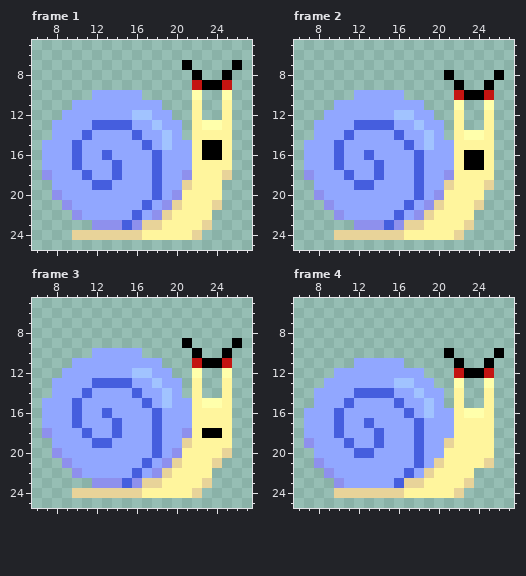
Two versions of one pixel-art file, The Fallen Guardian/Assets/Art/Characters/Enemies/Snail/Chase/Snail_Chase_Right.aseprite. Above is the file before it was changed.
32x32 pixels, 8 frames. Shown: frame 1: x 6..27, y 5..25; frame 2: x 6..27, y 5..25; frame 3: x 6..27, y 5..25; frame 4: x 6..27, y 5..25. The commit also changed other frames, which this record leaves out.
Now the later version:
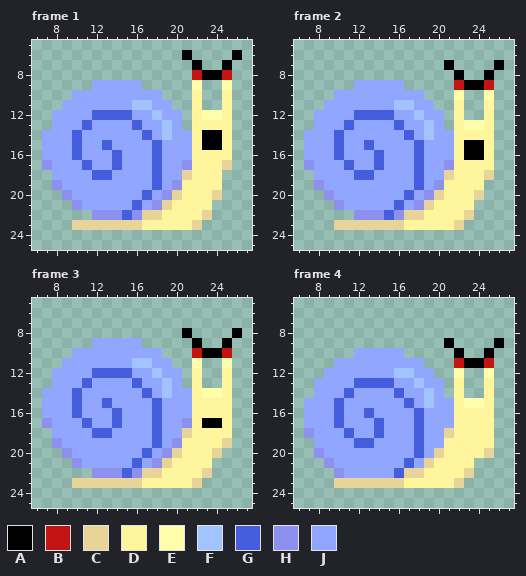
Palette (. is transparent): A #000000  B #c41411  C #e8d399  D #fff59d  E #ffffab  F #a1c3ff  G #455ede  H #8e90ed  J #91a7ff
Change:
--- frame 1, layers "Face", "Body", "Shell"
@@ x 6..27 @@
  5 ......................
- 6 ......................
- 7 ...............A....A.
- 8 ................A..A..
- 9 ................BAAB..
-10 ......JJJJJ.....E..E..
-11 ....JJJJJJJJJ...D..D..
-12 ...JJJJJJJFFJJ..D..D..
-13 ..JJJJGGGGJJFJJ.DEED..
-14 ..JJJGJJJJGJJFJ.DDDD..
-15 .JJJGJJJJJJGJFJJDAAD..
-16 .JJJGJJGJJJJGJJJDAAD..
-17 .JJJGJJJGJJJGJJJDDDD..
-18 .HJJJGJJGJJJGJJHDDDC..
-19 ..JJJJGGJJJJGJJCDDD...
-20 ..HJJJJJJJJJGJHDDDD...
-21 ...HJJJJJJJGJHCDDDC...
-22 ....HJJJJJGJHCDDDD....
-23 ......HHHGHCCDDDDC....
-24 ....CCCCCCCDDDDDC.....
+ 6 ...............A....A.
+ 7 ................A..A..
+ 8 ................BAAB..
+ 9 ......JJJJJ.....E..E..
+10 ....JJJJJJJJJ...D..D..
+11 ...JJJJJJJFFJJ..D..D..
+12 ..JJJJGGGGJJFJJ.DEED..
+13 ..JJJGJJJJGJJFJ.DDDD..
+14 .JJJGJJJJJJGJFJJDAAD..
+15 .JJJGJJGJJJJGJJJDAAD..
+16 .JJJGJJJGJJJGJJJDDDD..
+17 .HJJJGJJGJJJGJJHDDDC..
+18 ..JJJJGGJJJJGJJCDDD...
+19 ..HJJJJJJJJJGJHDDDD...
+20 ...HJJJJJJJGJHCDDDC...
+21 ....HJJJJJGJHCDDDD....
+22 ......HHHGHCCDDDDC....
+23 ....CCCCCCCDDDDDC.....
+24 ......................
 25 ......................
--- frame 2, layers "Face", "Body", "Shell"
@@ x 6..27 @@
  6 ......................
- 7 ......................
- 8 ...............A....A.
- 9 ................A..A..
-10 ......JJJJJ.....BAAB..
-11 ....JJJJJJJJJ...E..E..
-12 ...JJJJJJJFFJJ..D..D..
-13 ..JJJJGGGGJJFJJ.D..D..
-14 ..JJJGJJJJGJJFJ.DEED..
-15 .JJJGJJJJJJGJFJJDDDD..
-16 .JJJGJJGJJJJGJJJDAAD..
-17 .JJJGJJJGJJJGJJJDAAD..
-18 .HJJJGJJGJJJGJJHDDDD..
-19 ..JJJJGGJJJJGJJCDDDC..
-20 ..HJJJJJJJJJGJHDDDD...
-21 ...HJJJJJJJGJHCDDDC...
-22 ....HJJJJJGJHCDDDD....
-23 ......HHHGHCCDDDDC....
-24 ....CCCCCCCDDDDDC.....
+ 7 ...............A....A.
+ 8 ................A..A..
+ 9 ......JJJJJ.....BAAB..
+10 ....JJJJJJJJJ...E..E..
+11 ...JJJJJJJFFJJ..D..D..
+12 ..JJJJGGGGJJFJJ.D..D..
+13 ..JJJGJJJJGJJFJ.DEED..
+14 .JJJGJJJJJJGJFJJDDDD..
+15 .JJJGJJGJJJJGJJJDAAD..
+16 .JJJGJJJGJJJGJJJDAAD..
+17 .HJJJGJJGJJJGJJHDDDD..
+18 ..JJJJGGJJJJGJJCDDDC..
+19 ..HJJJJJJJJJGJHDDDD...
+20 ...HJJJJJJJGJHCDDDC...
+21 ....HJJJJJGJHCDDDD....
+22 ......HHHGHCCDDDDC....
+23 ....CCCCCCCDDDDDC.....
+24 ......................
 25 ......................
--- frame 3, layers "Face", "Body", "Shell"
@@ x 6..27 @@
  7 ......................
- 8 ......................
- 9 ...............A....A.
-10 ......JJJJJ.....A..A..
-11 ....JJJJJJJJJ...BAAB..
-12 ...JJJJJJJFFJJ..E..E..
-13 ..JJJJGGGGJJFJJ.D..D..
-14 ..JJJGJJJJGJJFJ.D..D..
-15 .JJJGJJJJJJGJFJJDEED..
-16 .JJJGJJGJJJJGJJJDDDD..
-17 .JJJGJJJGJJJGJJJDDDD..
-18 .HJJJGJJGJJJGJJHDAAD..
-19 ..JJJJGGJJJJGJJCDDDD..
-20 ..HJJJJJJJJJGJHDDDDC..
-21 ...HJJJJJJJGJHCDDDC...
-22 ....HJJJJJGJHCDDDD....
-23 ......HHHGHCCDDDDC....
-24 ....CCCCCCCDDDDDC.....
+ 8 ...............A....A.
+ 9 ......JJJJJ.....A..A..
+10 ....JJJJJJJJJ...BAAB..
+11 ...JJJJJJJFFJJ..E..E..
+12 ..JJJJGGGGJJFJJ.D..D..
+13 ..JJJGJJJJGJJFJ.D..D..
+14 .JJJGJJJJJJGJFJJDEED..
+15 .JJJGJJGJJJJGJJJDDDD..
+16 .JJJGJJJGJJJGJJJDDDD..
+17 .HJJJGJJGJJJGJJHDAAD..
+18 ..JJJJGGJJJJGJJCDDDD..
+19 ..HJJJJJJJJJGJHDDDDC..
+20 ...HJJJJJJJGJHCDDDC...
+21 ....HJJJJJGJHCDDDD....
+22 ......HHHGHCCDDDDC....
+23 ....CCCCCCCDDDDDC.....
+24 ......................
 25 ......................
--- frame 4, layers "Face", "Body", "Shell"
@@ x 6..27 @@
  8 ......................
- 9 ......................
-10 ...............A....A.
-11 ......JJJJJ.....A..A..
-12 ....JJJJJJJJJ...BAAB..
-13 ...JJJJJJJFFJJ..E..E..
-14 ..JJJJGGGGJJFJJ.D..D..
-15 ..JJJGJJJJGJJFJ.D..D..
-16 .JJJGJJJJJJGJFJJDEED..
-17 .JJJGJJGJJJJGJJJDDDD..
-18 .JJJGJJJGJJJGJJJDDDD..
-19 .HJJJGJJGJJJGJJCDDDD..
-20 ..JJJJGGJJJJGJJDDDDD..
-21 ..HJJJJJJJJJGJCDDDDC..
-22 ...HJJJJJJJGJCDDDD....
-23 ....HJJJJJGCCDDDDC....
-24 ....CCCCCCCDDDDDC.....
+ 9 ...............A....A.
+10 ......JJJJJ.....A..A..
+11 ....JJJJJJJJJ...BAAB..
+12 ...JJJJJJJFFJJ..E..E..
+13 ..JJJJGGGGJJFJJ.D..D..
+14 ..JJJGJJJJGJJFJ.D..D..
+15 .JJJGJJJJJJGJFJJDEED..
+16 .JJJGJJGJJJJGJJJDDDD..
+17 .JJJGJJJGJJJGJJJDDDD..
+18 .HJJJGJJGJJJGJJCDDDD..
+19 ..JJJJGGJJJJGJJDDDDD..
+20 ..HJJJJJJJJJGJCDDDDC..
+21 ...HJJJJJJJGJCDDDD....
+22 ....HJJJJJGCCDDDDC....
+23 ....CCCCCCCDDDDDC.....
+24 ......................
 25 ......................
